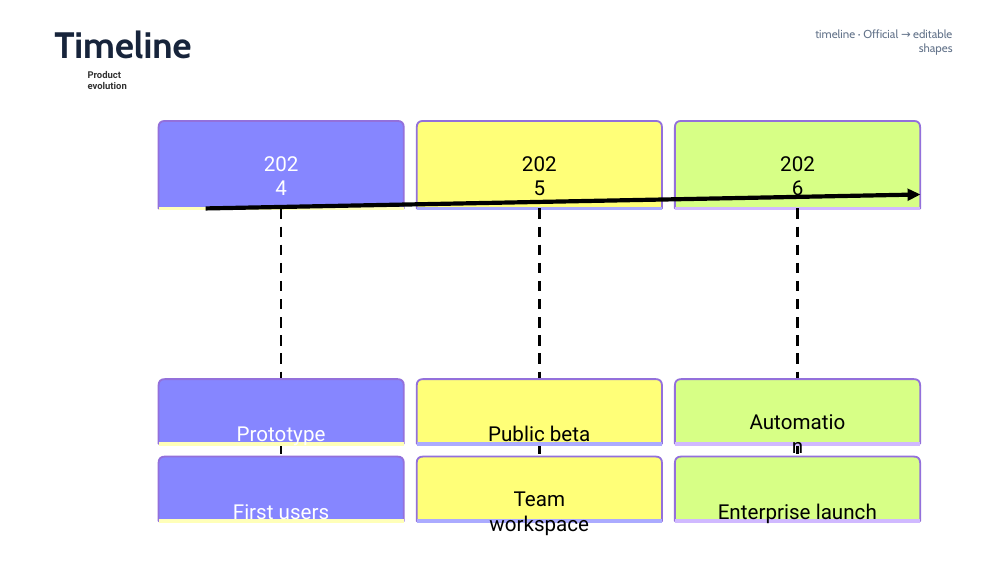
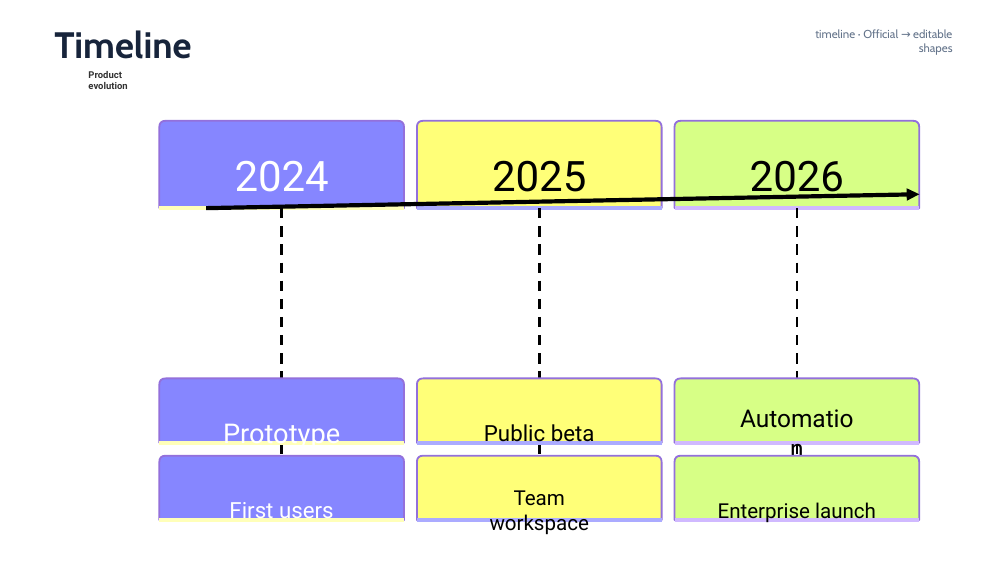
Before and after one commit to sci-gen/diagram-pptx, a slide deck: slide 15 of examples/mermaid-syntax/mermaid-11.16-gallery.pptx. Drawn at 1008x567 pixels with LibreOffice and Linux fonts; fonts in the diff are those of the drawing. Boxes give left, top, right and bottom in pixels: in the first picture for what was removed or moved away, otherwise in the second. Text is boxed around its words. In the diff, an @@ line names an element or a change of style, - is before the commit and + after.

Commit message:
Scale shape labels for presentation readability

```diff
--- a/examples/mermaid-syntax/mermaid-11.16-gallery.pptx
+++ b/examples/mermaid-syntax/mermaid-11.16-gallery.pptx
@@ text "2024": place and size @@
-text "2024" at [259, 163, 304, 188]
+text "2024" at [235, 161, 329, 192]
@@ text "2025": place and size @@
-text "2025" at [516, 163, 562, 188]
+text "2025" at [492, 160, 586, 202]
@@ size 19.7 to 40 pt in 3 elements at [492, 160, 586, 202], [235, 161, 329, 192], [750, 160, 844, 200] @@
@@ text "2026": place and size @@
-text "2026" at [775, 163, 820, 188]
+text "2026" at [750, 160, 844, 200]
@@ arrow (282, 208) - (282, 520): stroke #000000 2.46 pt dashed to #000000 2.45 pt dashed @@
@@ line (417, 208) - (662, 208): stroke #ABABFF 3.69 pt to #ABABFF 3.68 pt @@
@@ arrow (539, 208) - (539, 520): stroke #000000 2.46 pt dashed to #000000 2.45 pt dashed @@
@@ arrow (797, 208) - (797, 520): stroke #000000 2.46 pt dashed to #000000 2.45 pt dashed @@
@@ text "Prototype": place and size @@
-text "Prototype" at [237, 426, 326, 447]
+text "Prototype" at [223, 424, 340, 450]
@@ text "Prototype" at [223, 424, 340, 450]: size 19.7 to 25.9 pt @@
@@ text "Public beta" at [484, 424, 595, 447]: size 19.7 to 21.2 pt @@
@@ text "Automation": place and size @@
-text "Automation" at [746, 421, 848, 446]
+text "Automation" at [737, 418, 858, 448]
@@ text "Automation" at [737, 418, 858, 448]: size 19.7 to 23.3 pt @@
@@ line (160, 443) - (404, 443): stroke #FFFFB9 3.69 pt to #FFFFB9 3.68 pt @@
@@ line (417, 443) - (662, 443): stroke #ABABFF 3.69 pt to #ABABFF 3.68 pt @@
@@ line (675, 443) - (920, 443): stroke #D0B9FF 3.69 pt to #D0B9FF 3.68 pt @@
@@ outline redrawn in 9 elements at [417, 121, 662, 209], [417, 379, 662, 443], [160, 121, 405, 209], [160, 379, 405, 443], [675, 121, 920, 209], [675, 379, 920, 443], [417, 456, 662, 520], [160, 456, 405, 520], [675, 456, 920, 520] @@
@@ text "First users" at [229, 502, 334, 524]: size 19.7 to 21.2 pt @@
@@ text "Team workspace" at [490, 490, 589, 536]: size 19.7 to 19.6 pt @@
@@ text "Enterprise launch" at [718, 502, 876, 524]: size 19.7 to 19.6 pt @@
@@ line (160, 520) - (404, 520): stroke #FFFFB9 3.69 pt to #FFFFB9 3.68 pt @@
@@ line (417, 520) - (662, 520): stroke #ABABFF 3.69 pt to #ABABFF 3.68 pt @@
```
Also in this commit, not shown: 20 other slides changed, 27 other files.
